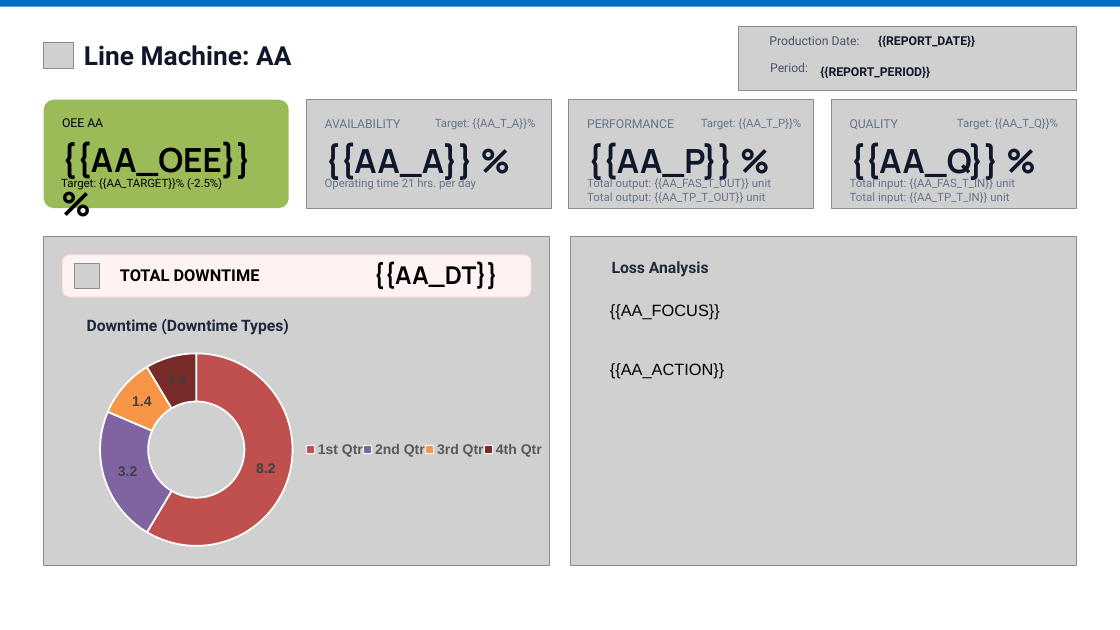
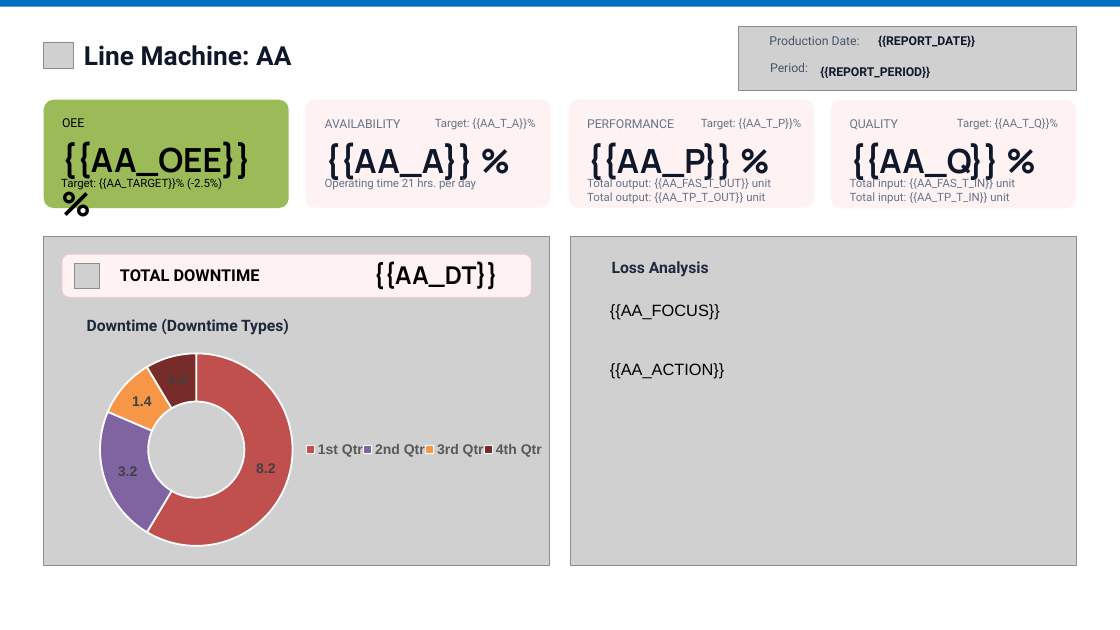
Before and after one commit to FBN-Lidar-Support/OEE_WebDashboard, a slide deck: slide 3 of assets/template/OEE_Template.pptx. Drawn at 1120x630 pixels with LibreOffice and Linux fonts; fonts in the diff are those of the drawing; grey boxes stand for pictures; background and template pictures are left out. Boxes give left, top, right and bottom in pixels: in the first picture for what was removed or moved away, otherwise in the second. Text is boxed around its words. In the diff, an @@ line names an element or a change of style, - is before the commit and + after.

```diff
--- a/assets/template/OEE_Template.pptx
+++ b/assets/template/OEE_Template.pptx
@@ text at <box>62,118,84,127</box>: text changed @@
-OEE AA
+OEE
@@ rounded rectangle added at <box>306,99,551,208</box>, fill #FEF2F2 @@
@@ picture removed at <box>307,100,552,208</box> @@
@@ picture removed at <box>569,100,814,208</box> @@
@@ rounded rectangle added at <box>569,99,814,208</box>, fill #FEF2F2 @@
@@ rounded rectangle added at <box>831,100,1076,208</box>, fill #FEF2F2 @@
@@ picture removed at <box>832,100,1077,208</box> @@
```
Also in this commit, not shown: 3 other slides changed, 5 other files.
